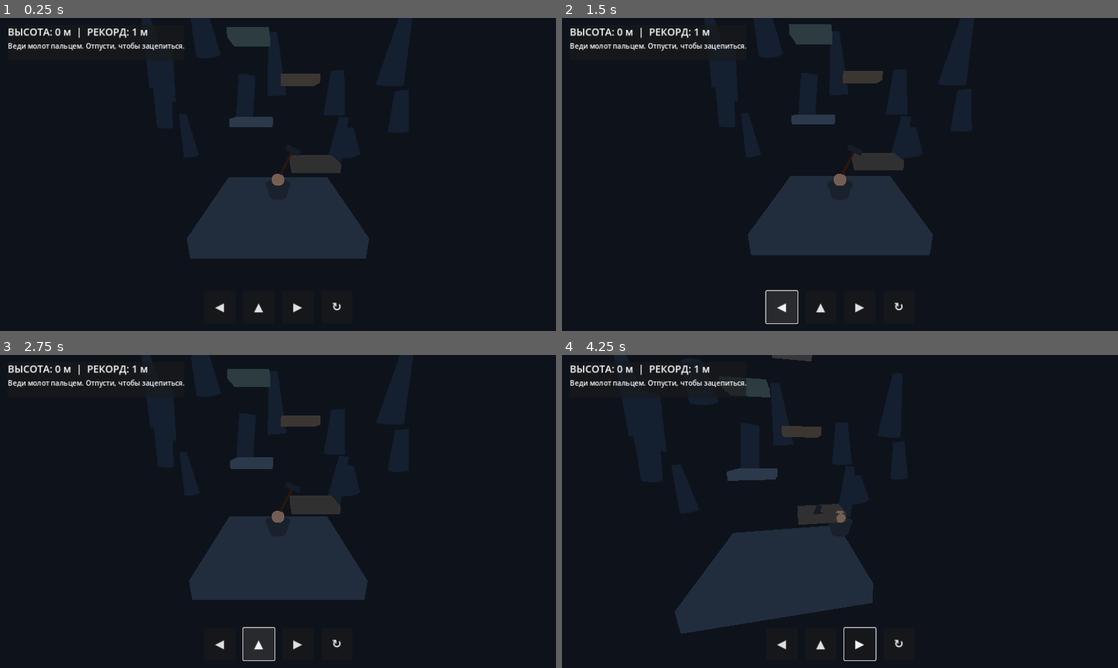
Above: before the commit, frames 1-4 (two rows, left to right).
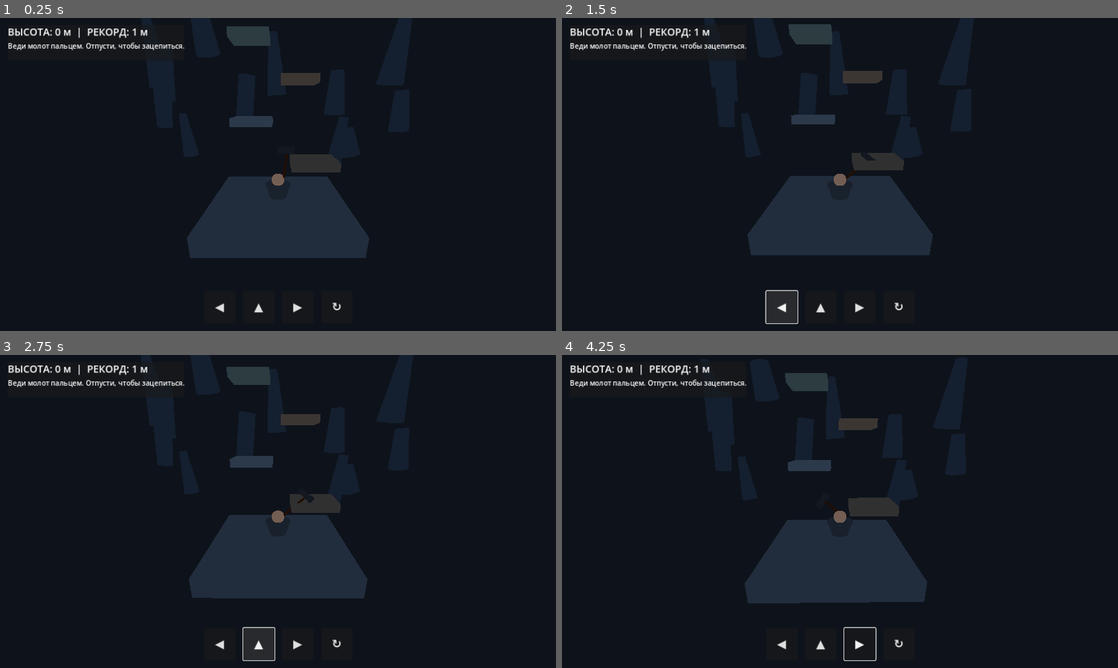
Above: after the commit, the same moments.

Repository: uchihabaha05-del/CLIMB-MASTER
Game: Godot game, scene res://scenes/main.tscn
Same seed, same stepped clock (60 frames per second), same inputs: the game is played once before the commit and once after it.
Inputs (mouse positions are in pixels of both pictures, inside the frame that each line leads up to):
- Up to frame 1 (0.25 s): no input
- Up to frame 2 (1.5 s): click "↻" at 0.5 s; click "◀" at 1.25 s
- Up to frame 3 (2.75 s): click "▲" at 2 s
- Up to frame 4 (4.25 s): tap Enter (ui_accept) at 2.75, 2.85, 3.02, 3.32 s; move the mouse to (962, 495) at 2.77 s; hold Right (ui_right) 2.78-3.5 s; click (962, 495) at 2.92 s; drag from (728, 527) to (812, 574) at 3.52 s

The runs differ from the first frame. In frame 1, 0.3% of the frame differs, in the area x 33-67%, y 2-77%; in frame 2, 0.1%; in frame 3, 0.7%; in frame 4, 9.1%, in the area x 20-66%, y 0-90%.

Commit message:
Improve hammer aiming, hooking and swing physics

Diff:
--- a/scripts/player.gd
+++ b/scripts/player.gd
@@ -1,15 +1,27 @@
 extends CharacterBody3D
 
-const MOVE_SPEED := 5.2
-const GRAVITY := 18.0
-const REACH := 3.2
+# Tuned for a deliberately difficult, momentum-based climbing game.
+const GRAVITY := 19.0
+const MOVE_ACCEL := 8.0
+const AIR_STEER := 3.2
+const MAX_HORIZONTAL_SPEED := 7.5
+const HAMMER_REACH := 3.15
+const HOOK_SPRING := 34.0
+const HOOK_DAMPING := 7.5
+const MAX_HOOK_ACCEL := 42.0
+const PUMP_ACCEL := 13.0
 
 var mobile := {"left": false, "right": false, "up": false}
 var hammer_pivot: Node3D
-var aim_angle := -0.7
+var hammer_head: Node3D
+var aim_angle := -0.72
+var aim_elevation := 0.0
 var dragging := false
+var anchored := false
 var anchor_point := Vector3.ZERO
-var anchored := false
+var rope_length := 0.0
+var previous_hook_vector := Vector3.ZERO
+var hook_cooldown := 0.0
 
 func _ready() -> void:
     _make_pot()
@@ -65,91 +77,153 @@
 
     var handle := MeshInstance3D.new()
     var rod := CylinderMesh.new()
-    rod.top_radius = 0.07
+    rod.top_radius = 0.065
     rod.bottom_radius = 0.09
-    rod.height = 2.15
+    rod.height = 2.05
     handle.mesh = rod
     handle.position = Vector3(0, 1.0, 0)
-    handle.rotation.z = -0.45
+    handle.rotation.z = -0.12
     var wood := StandardMaterial3D.new()
-    wood.albedo_color = Color(0.31, 0.17, 0.09)
+    wood.albedo_color = Color(0.25, 0.12, 0.055)
+    wood.roughness = 0.82
     handle.material_override = wood
     hammer_pivot.add_child(handle)
 
-    var hammer_head := MeshInstance3D.new()
+    hammer_head = Node3D.new()
+    hammer_head.position = Vector3(0, 2.02, 0)
+    hammer_pivot.add_child(hammer_head)
+
+    var head_mesh := MeshInstance3D.new()
     var box := BoxMesh.new()
-    box.size = Vector3(0.95, 0.32, 0.38)
-    hammer_head.mesh = box
-    hammer_head.position = Vector3(0.48, 2.02, 0)
-    hammer_head.rotation.z = -0.45
+    box.size = Vector3(0.92, 0.34, 0.42)
+    head_mesh.mesh = box
     var metal := StandardMaterial3D.new()
     metal.albedo_color = Color(0.55, 0.59, 0.62)
-    metal.metallic = 0.9
-    metal.roughness = 0.22
-    hammer_head.material_override = metal
-    hammer_pivot.add_child(hammer_head)
+    metal.metallic = 0.92
+    metal.roughness = 0.2
+    head_mesh.material_override = metal
+    hammer_head.add_child(head_mesh)
+
+    var cap := MeshInstance3D.new()
+    var cap_mesh := BoxMesh.new()
+    cap_mesh.size = Vector3(0.2, 0.43, 0.46)
+    cap.mesh = cap_mesh
+    cap.position.x = 0.48
+    cap.material_override = metal
+    hammer_head.add_child(cap)
 
 func set_mobile_input(key: String, pressed: bool) -> void:
     if mobile.has(key):
         mobile[key] = pressed
 
 func reset_hammer() -> void:
-    aim_angle = -0.7
+    aim_angle = -0.72
+    aim_elevation = 0.0
     anchored = false
+    dragging = false
     hammer_pivot.rotation = Vector3.ZERO
+    hook_cooldown = 0.0
+    _update_hammer_pose()
 
 func _unhandled_input(event: InputEvent) -> void:
     if event is InputEventScreenTouch:
         if event.pressed:
+            if anchored and not dragging:
+                _release_hook()
             dragging = true
         else:
             if dragging:
                 _try_hook()
             dragging = false
     elif event is InputEventScreenDrag and dragging:
-        aim_angle += event.relative.x * 0.012
-        hammer_pivot.rotation.z = aim_angle
-        hammer_pivot.rotation.x = -event.relative.y * 0.008
+        _aim_from_drag(event.relative)
     elif event is InputEventMouseButton and event.button_index == MOUSE_BUTTON_LEFT:
         if event.pressed:
+            if anchored and not dragging:
+                _release_hook()
             dragging = true
         else:
             if dragging:
                 _try_hook()
             dragging = false
     elif event is InputEventMouseMotion and dragging:
-        aim_angle += event.relative.x * 0.012
-        hammer_pivot.rotation.z = aim_angle
-        hammer_pivot.rotation.x = -event.relative.y * 0.008
+        _aim_from_drag(event.relative)
+
+func _aim_from_drag(relative: Vector2) -> void:
+    aim_angle = clampf(aim_angle + relative.x * 0.009, -PI * 0.92, PI * 0.92)
+    aim_elevation = clampf(aim_elevation - relative.y * 0.006, -0.85, 0.85)
+    _update_hammer_pose()
+
+func _update_hammer_pose() -> void:
+    if is_instance_valid(hammer_pivot):
+        hammer_pivot.rotation = Vector3(aim_elevation, 0.0, aim_angle)
 
 func _physics_process(delta: float) -> void:
+    hook_cooldown = maxf(0.0, hook_cooldown - delta)
+
     var horizontal := Input.get_axis("ui_left", "ui_right")
     if mobile["left"]:
         horizontal = -1.0
     if mobile["right"]:
         horizontal = 1.0
-    velocity.x = move_toward(velocity.x, horizontal * MOVE_SPEED, 18.0 * delta)
+
+    var steer := AIR_STEER if not is_on_floor() else MOVE_ACCEL
+    velocity.x = move_toward(velocity.x, horizontal * MAX_HORIZONTAL_SPEED, steer * delta)
 
     if not is_on_floor():
         velocity.y -= GRAVITY * delta
     elif mobile["up"] or Input.is_action_just_pressed("ui_accept"):
-        velocity.y = 7.0
+        velocity.y = 7.2
 
     if anchored:
-        var pull := anchor_point - global_position
-        velocity += pull.normalized() * 16.0 * delta
-        if pull.length() < 1.1:
-            anchored = false
+        _apply_hook_physics(delta, horizontal)
 
     move_and_slide()
 
+    # A hook remains attached to the world point, never to the moving player.
+    if anchored and global_position.distance_to(anchor_point) > HAMMER_REACH * 2.6:
+        _release_hook()
+
+func _apply_hook_physics(delta: float, horizontal: float) -> void:
+    var offset := anchor_point - global_position
+    var distance := offset.length()
+    if distance < 0.001:
+        return
+
+    var direction := offset / distance
+    var stretch := distance - rope_length
+    var radial_speed := velocity.dot(direction)
+    var spring_accel := maxf(0.0, stretch) * HOOK_SPRING - radial_speed * HOOK_DAMPING
+    spring_accel = clampf(spring_accel, 0.0, MAX_HOOK_ACCEL)
+    velocity += direction * spring_accel * delta
+
+    # Tangential input pumps the swing instead of applying a generic jump.
+    var tangent := Vector3(-direction.y, direction.x, 0.0).normalized()
+    if mobile["left"]:
+        velocity += tangent * PUMP_ACCEL * delta
+    elif mobile["right"]:
+        velocity -= tangent * PUMP_ACCEL * delta
+    if mobile["up"]:
+        velocity += direction * 8.0 * delta
+
 func _try_hook() -> void:
-    var direction := Vector3(cos(aim_angle), sin(aim_angle), 0).normalized()
-    var ray_start := hammer_pivot.global_position
-    var ray_end := ray_start + direction * REACH
-    var query := PhysicsRayQueryParameters3D.create(ray_start, ray_end)
+    if hook_cooldown > 0.0:
+        return
+    _update_hammer_pose()
+    var origin := hammer_head.global_position
+    var direction := (hammer_pivot.global_transform.basis * Vector3(0, 1, 0)).normalized()
+    var query := PhysicsRayQueryParameters3D.create(origin, origin + direction * HAMMER_REACH)
     query.exclude = [get_rid()]
+    query.collide_with_areas = false
     var hit := get_world_3d().direct_space_state.intersect_ray(query)
     if hit:
         anchor_point = hit.position
+        rope_length = maxf(1.05, global_position.distance_to(anchor_point))
         anchored = true
+        hook_cooldown = 0.18
+    else:
+        anchored = false
+
+func _release_hook() -> void:
+    anchored = false
+    hook_cooldown = 0.12
